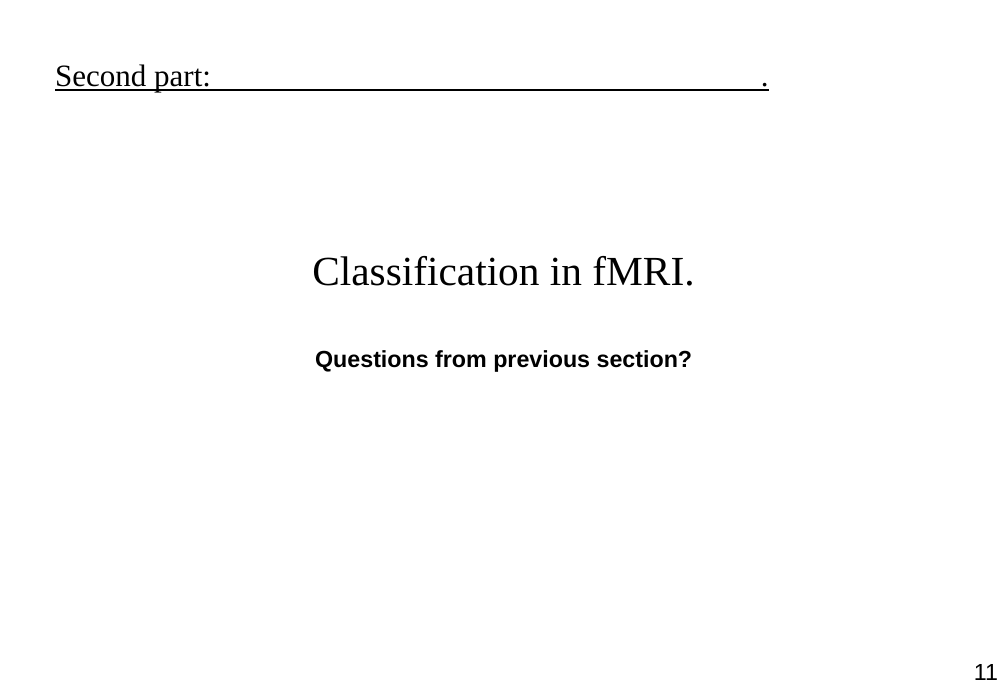
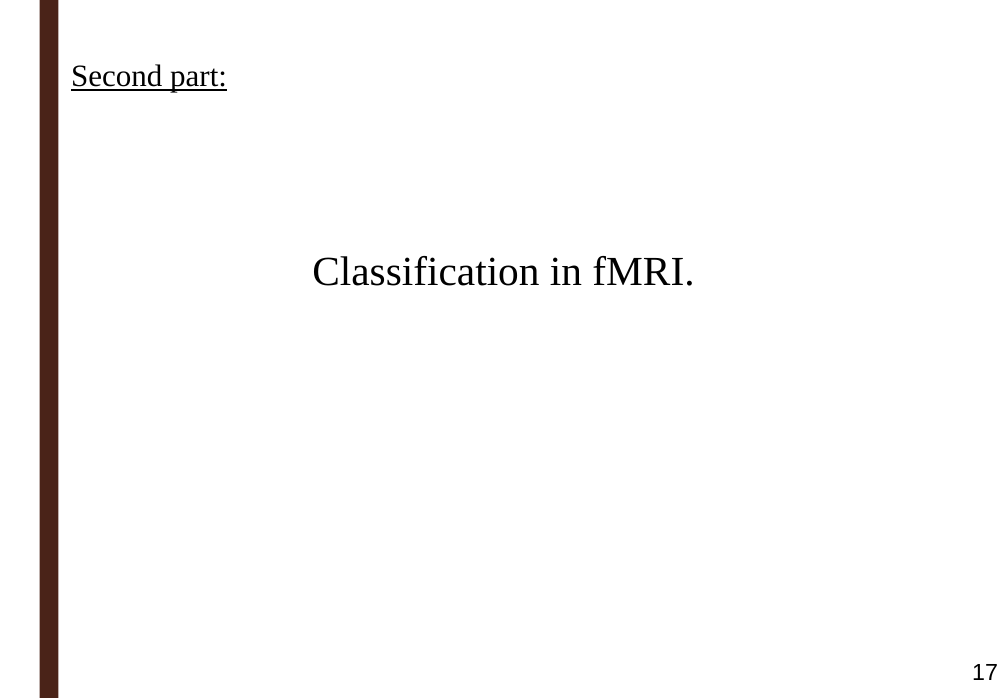
Before and after one commit to ortiztud/fmri_analysis_intro, a slide deck: slide 17 of slides/slides_session-5.pptx (slide 11 before the commit). Drawn at 1008x698 pixels with LibreOffice and Linux fonts; fonts in the diff are those of the drawing; background and template pictures are left out. Boxes give left, top, right and bottom in pixels: in the first picture for what was removed or moved away, otherwise in the second. Text is boxed around its words. In the diff, an @@ line names an element or a change of style, - is before the commit and + after.

```diff
--- a/slides/slides_session-5.pptx
+++ b/slides/slides_session-5.pptx
@@ rectangle added at bbox=[39, 0, 58, 698], fill #4A2318 @@
@@ text at bbox=[71, 64, 227, 92]: text changed @@
-Second part: .
+Second part:
@@ text at bbox=[315, 350, 693, 372]: paragraph removed @@
-Questions from previous section?
@@ page number at bbox=[972, 664, 998, 680]: text changed @@
-11
+17
```
Also in this commit, not shown: 19 other slides changed, 15 slides added, 7 slides removed, 1 other file.
